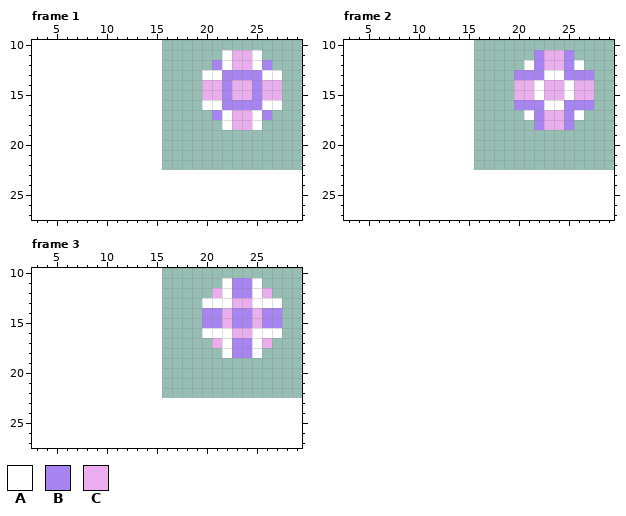
Pixel-art file: img/gem-1.aseprite. The picture above was drawn from the file before the commit.
16x16 pixels, 3 frames. Shown: frame 1: x 3..29, y 10..27; frame 2: x 3..29, y 10..27; frame 3: x 3..29, y 10..27. The old version is drawn lined up with the new one, on the new canvas.
Palette (. is transparent): A #ffffff  B #a884f3  C #eaaded
The result:
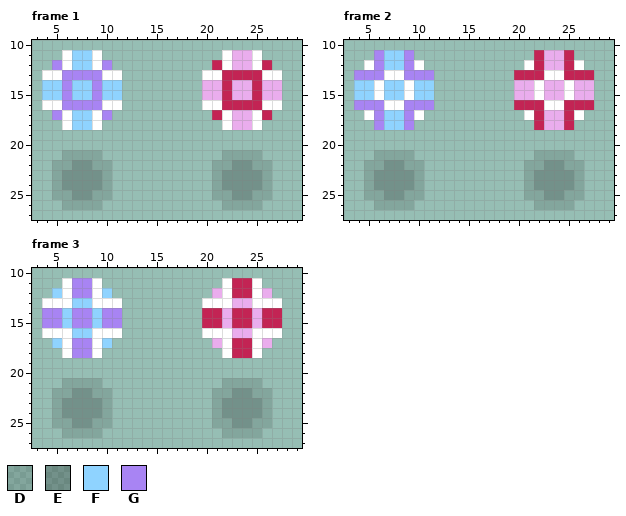
Colours new in this view: D #00000020  E #0000003c  F #8fd3ff  G #a884f3
Commit: node implementation, swap gem-1 art to node art
Changes in this commit:
{"change": "canvas 16x16 -> 32x32, the old top-left corner now at 16,7"}
{"colour":"B","old":"#a884f3","new":"#c32454"}
{"where": "frame 1"}
{"frame":1,"y":11,"x":6,"old":"....","new":"AFFA"}
{"frame":1,"y":12,"x":5,"old":"......","new":"GAFFAG"}
{"frame":1,"y":13,"x":4,"old":"........","new":"AAGGGGAA"}
{"frame":1,"y":14,"x":4,"old":"........","new":"FFGFFGFF"}
{"frame":1,"y":15,"x":4,"old":"........","new":"FFGFFGFF"}
{"frame":1,"y":16,"x":4,"old":"........","new":"AAGGGGAA"}
{"frame":1,"y":17,"x":5,"old":"......","new":"GAFFAG"}
{"frame":1,"y":18,"x":6,"old":"....","new":"AFFA"}
{"frame":1,"y":21,"x":6,"old":"....","new":"DDDD"}
{"frame":1,"y":21,"x":22,"old":"....","new":"DDDD"}
{"frame":1,"y":22,"x":5,"old":"......","new":"DDEEDD"}
{"frame":1,"y":22,"x":21,"old":"......","new":"DDEEDD"}
{"frame":1,"y":23,"x":5,"old":"......","new":"DEEEED"}
{"frame":1,"y":23,"x":21,"old":"......","new":"DEEEED"}
{"frame":1,"y":24,"x":5,"old":"......","new":"DEEEED"}
{"frame":1,"y":24,"x":21,"old":"......","new":"DEEEED"}
{"frame":1,"y":25,"x":5,"old":"......","new":"DDEEDD"}
{"frame":1,"y":25,"x":21,"old":"......","new":"DDEEDD"}
{"frame":1,"y":26,"x":6,"old":"....","new":"DDDD"}
{"frame":1,"y":26,"x":22,"old":"....","new":"DDDD"}
{"where": "frame 2"}
{"frame":2,"y":11,"x":6,"old":"....","new":"GFFG"}
{"frame":2,"y":12,"x":5,"old":"......","new":"AGFFGA"}
{"frame":2,"y":13,"x":4,"old":"........","new":"GGGAAGGG"}
{"frame":2,"y":14,"x":4,"old":"........","new":"FFAFFAFF"}
{"frame":2,"y":15,"x":4,"old":"........","new":"FFAFFAFF"}
{"frame":2,"y":16,"x":4,"old":"........","new":"GGGAAGGG"}
{"frame":2,"y":17,"x":5,"old":"......","new":"AGFFGA"}
{"frame":2,"y":18,"x":6,"old":"....","new":"GFFG"}
{"frame":2,"y":21,"x":6,"old":"....","new":"DDDD"}
{"frame":2,"y":21,"x":22,"old":"....","new":"DDDD"}
{"frame":2,"y":22,"x":5,"old":"......","new":"DDEEDD"}
{"frame":2,"y":22,"x":21,"old":"......","new":"DDEEDD"}
{"frame":2,"y":23,"x":5,"old":"......","new":"DEEEED"}
{"frame":2,"y":23,"x":21,"old":"......","new":"DEEEED"}
{"frame":2,"y":24,"x":5,"old":"......","new":"DEEEED"}
{"frame":2,"y":24,"x":21,"old":"......","new":"DEEEED"}
{"frame":2,"y":25,"x":5,"old":"......","new":"DDEEDD"}
{"frame":2,"y":25,"x":21,"old":"......","new":"DDEEDD"}
{"frame":2,"y":26,"x":6,"old":"....","new":"DDDD"}
{"frame":2,"y":26,"x":22,"old":"....","new":"DDDD"}
{"where": "frame 3"}
{"frame":3,"y":11,"x":6,"old":"....","new":"AGGA"}
{"frame":3,"y":12,"x":5,"old":"......","new":"FAGGAF"}
{"frame":3,"y":13,"x":4,"old":"........","new":"AAAFFAAA"}
{"frame":3,"y":14,"x":4,"old":"........","new":"GGFGGFGG"}
{"frame":3,"y":15,"x":4,"old":"........","new":"GGFGGFGG"}
{"frame":3,"y":16,"x":4,"old":"........","new":"AAAFFAAA"}
{"frame":3,"y":17,"x":5,"old":"......","new":"FAGGAF"}
{"frame":3,"y":18,"x":6,"old":"....","new":"AGGA"}
{"frame":3,"y":21,"x":6,"old":"....","new":"DDDD"}
{"frame":3,"y":21,"x":22,"old":"....","new":"DDDD"}
{"frame":3,"y":22,"x":5,"old":"......","new":"DDEEDD"}
{"frame":3,"y":22,"x":21,"old":"......","new":"DDEEDD"}
{"frame":3,"y":23,"x":5,"old":"......","new":"DEEEED"}
{"frame":3,"y":23,"x":21,"old":"......","new":"DEEEED"}
{"frame":3,"y":24,"x":5,"old":"......","new":"DEEEED"}
{"frame":3,"y":24,"x":21,"old":"......","new":"DEEEED"}
{"frame":3,"y":25,"x":5,"old":"......","new":"DDEEDD"}
{"frame":3,"y":25,"x":21,"old":"......","new":"DDEEDD"}
{"frame":3,"y":26,"x":6,"old":"....","new":"DDDD"}
{"frame":3,"y":26,"x":22,"old":"....","new":"DDDD"}
{"label":"added","picture_box":[42,50,122,210]}
{"label":"changed","picture_box":[212,60,272,210]}
{"label":"added","picture_box":[354,50,434,210]}
{"label":"changed","picture_box":[514,50,594,210]}
{"label":"added","picture_box":[42,278,122,438]}
{"label":"changed","picture_box":[202,278,282,438]}
